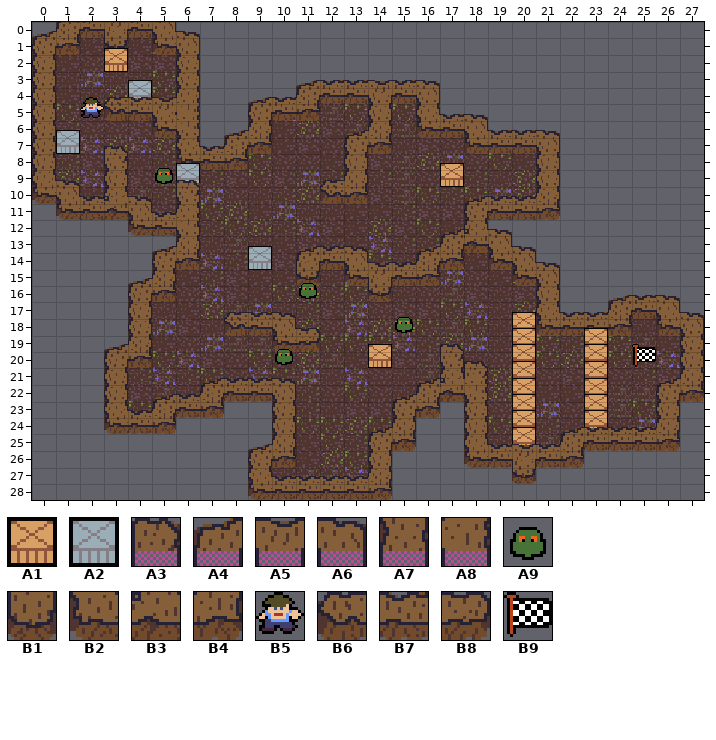
Two states of a Tiled map (JSON), public/assets/tiled/level1.json. Above: the version before the commit.
Cells are 16x11 px. Shown: x 0..27, y 0..28.
Key: from "tileset": A1 0 "box", A2 1 "box", A3 6 "wall", A4 7 "wall", A5 8 "wall", A6 9 "wall", A7 38 "wall", A8 41 "wall", A9 64 "monster1", B1 70 "wall", B2 71 "wall", B3 72 "wall", B4 73 "wall", B5 96 "player", B6 103 "wall", B7 104 "wall", B8 105 "wall", B9 128 "flag".
__ is an empty cell.
Layers that did not change in this view are not listed.
Layer "Level1" before, first column x 0:
 0 __ A4 B7 A5 B7 A6 __ __ __ __ __ __ __ __ __ __ __ __ __ __ __ __ __ __ __ __ __ __
 1 A4 B4 __ B1 __ B2 A6 __ __ __ __ __ __ __ __ __ __ __ __ __ __ __ __ __ __ __ __ __
 2 A7 __ __ A1 __ __ A7 __ __ __ __ __ __ __ __ __ __ __ __ __ __ __ __ __ __ __ __ __
 3 A7 __ __ __ __ __ A7 __ __ __ __ __ __ __ __ __ __ __ __ __ __ __ __ __ __ __ __ __
 4 A7 __ __ __ A2 __ A7 __ __ __ __ A4 B7 B7 A5 B7 A6 __ __ __ __ __ __ __ __ __ __ __
 5 A7 __ B5 B6 B7 A5 A8 __ __ A4 B7 B4 __ __ A7 __ A7 __ __ __ __ __ __ __ __ __ __ __
 6 A7 __ __ __ __ B2 A8 __ __ A7 __ __ __ __ A7 __ B2 B7 A6 __ __ __ __ __ __ __ __ __
 7 A7 A2 __ __ __ __ A7 __ A4 B4 __ __ __ A4 B4 __ __ __ B2 B7 B7 A6 __ __ __ __ __ __
 8 A7 __ __ A3 __ __ B2 B7 B4 __ __ __ __ A7 __ __ __ __ __ __ __ A7 __ __ __ __ __ __
 9 A7 __ __ A7 __ A9 A2 __ __ __ __ __ __ A7 __ __ __ A1 __ __ __ A7 __ __ __ __ __ __
10 B2 A6 __ A7 __ __ A3 __ __ __ __ __ B6 B4 __ __ __ __ __ __ __ A7 __ __ __ __ __ __
11 __ B2 B7 B3 A6 __ A7 __ __ __ __ __ __ __ __ __ __ __ A4 B7 B7 B4 __ __ __ __ __ __
12 __ __ __ __ B2 B7 A8 __ __ __ __ __ __ __ __ __ __ __ A7 __ __ __ __ __ __ __ __ __
13 __ __ __ __ __ __ A7 __ __ __ __ __ __ __ __ __ __ A4 B3 A6 __ __ __ __ __ __ __ __
14 __ __ __ __ __ A4 B4 __ __ A2 __ A4 B7 A6 __ __ A4 B4 __ B2 A6 __ __ __ __ __ __ __
15 __ __ __ __ __ A7 __ __ __ __ __ B1 __ B2 A5 B7 B4 __ __ __ B2 A6 __ __ __ __ __ __
16 __ __ __ __ A4 B4 __ __ __ __ __ A9 __ __ B1 __ __ __ __ __ __ A7 __ __ __ __ __ __
17 __ __ __ __ A7 __ __ __ __ __ __ __ __ __ __ __ __ __ __ __ __ A7 __ __ A4 B7 A6 __
18 __ __ __ __ A7 __ __ __ B6 B7 A6 __ __ __ __ A9 __ __ __ __ A1 B2 B7 B7 B4 __ B2 A6
19 __ __ __ __ A7 __ __ __ __ __ B2 B8 __ __ __ __ __ __ __ __ A1 __ __ A1 __ __ __ A7
20 __ __ __ A4 B4 __ __ __ __ __ A9 __ __ __ A1 __ __ A3 __ __ A1 __ __ A1 __ B9 __ A7
21 __ __ __ A7 __ __ __ __ __ __ __ __ __ __ __ __ __ A7 A3 __ A1 __ __ A1 __ __ __ A7
22 __ __ __ A7 __ __ __ A4 B7 B7 A6 __ __ __ __ __ A4 B3 A8 __ A1 __ __ A1 __ __ A4 B4
23 __ __ __ A7 __ A4 B7 B4 __ __ A7 __ __ __ __ A4 B4 __ A7 __ A1 __ __ A1 __ __ A7 __
24 __ __ __ B2 B7 B4 __ __ __ __ A7 __ __ __ __ A7 __ __ A7 __ A1 __ __ A1 __ __ A7 __
25 __ __ __ __ __ __ __ __ __ __ A7 __ __ __ A4 B4 __ __ A7 __ A1 __ A4 B7 B7 B7 B4 __
26 __ __ __ __ __ __ __ __ __ A4 B4 __ __ __ A7 __ __ __ B2 B7 A5 B7 B4 __ __ __ __ __
27 __ __ __ __ __ __ __ __ __ A7 __ __ __ __ A7 __ __ __ __ __ B1 __ __ __ __ __ __ __
28 __ __ __ __ __ __ __ __ __ B2 B7 B7 B7 B7 B4 __ __ __ __ __ __ __ __ __ __ __ __ __
After the commit:
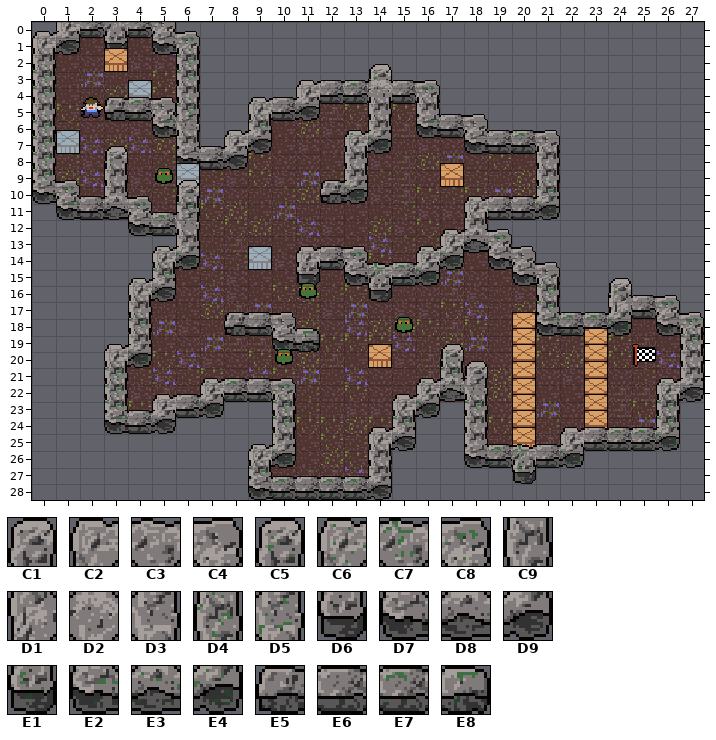
Further tiles: from "tileset": C1 10 "wall", C2 11 "wall", C3 12 "wall", C4 13 "wall", C5 14 "wall", C6 15 "wall", C7 16 "wall", C8 17 "wall", C9 42 "wall", D1 43 "wall", D2 44 "wall", D3 45 "wall", D4 46 "wall", D5 49 "wall", D6 74 "wall", D7 75 "wall", D8 76 "wall", D9 77 "wall", E1 78 "wall", E2 79 "wall", E3 80 "wall", E4 81 "wall", E5 107 "wall", E6 108 "wall", E7 112 "wall", E8 113 "wall".
Change:
Changed rows in their new state; .. is an unchanged cell.
Layer "Level1":
first column x 0:
 0 .. C2 E7 C3 E7 C4 .. .. .. .. .. .. .. .. .. .. .. .. .. .. .. .. .. .. .. .. .. ..
 1 C2 D9 .. D6 .. D7 C8 .. .. .. .. .. .. .. .. .. .. .. .. .. .. .. .. .. .. .. .. ..
 2 C9 .. .. .. .. .. D4 .. .. .. .. .. .. .. .. .. .. .. .. .. .. .. .. .. .. .. .. ..
 3 D4 .. .. .. .. .. D4 .. .. .. .. .. .. .. C5 .. .. .. .. .. .. .. .. .. .. .. .. ..
 4 D4 .. .. .. .. .. C9 .. .. .. .. C2 E6 E7 D2 E6 C8 .. .. .. .. .. .. .. .. .. .. ..
 5 C9 .. .. E5 E7 C4 D4 .. .. C6 E6 D9 .. .. C9 .. C9 .. .. .. .. .. .. .. .. .. .. ..
 6 D4 .. .. .. .. E2 D5 .. .. D4 .. .. .. .. C9 .. E2 E6 C4 .. .. .. .. .. .. .. .. ..
 7 D4 .. .. .. .. .. C9 .. C2 D9 .. .. .. C6 E4 .. .. .. D7 E6 E7 C4 .. .. .. .. .. ..
 8 D4 .. .. C5 .. .. D7 E6 D9 .. .. .. .. C9 .. .. .. .. .. .. .. C9 .. .. .. .. .. ..
 9 D4 .. .. C9 .. .. .. .. .. .. .. .. .. C9 .. .. .. .. .. .. .. C9 .. .. .. .. .. ..
10 D7 C8 .. C9 .. .. C1 .. .. .. .. .. E5 E4 .. .. .. .. .. .. .. D4 .. .. .. .. .. ..
11 .. E2 E6 D8 C8 .. D4 .. .. .. .. .. .. .. .. .. .. .. C6 E6 E6 E4 .. .. .. .. .. ..
12 .. .. .. .. D7 E7 D3 .. .. .. .. .. .. .. .. .. .. .. C9 .. .. .. .. .. .. .. .. ..
13 .. .. .. .. .. .. C9 .. .. .. .. .. .. .. .. .. .. C6 D8 C8 .. .. .. .. .. .. .. ..
14 .. .. .. .. .. C6 E4 .. .. .. .. C2 E6 C8 .. .. C6 E4 .. D7 C4 .. .. .. .. .. .. ..
15 .. .. .. .. .. D4 .. .. .. .. .. D6 .. D7 C7 E7 E4 .. .. .. D7 C4 .. .. .. .. .. ..
16 .. .. .. .. C6 D9 .. .. .. .. .. .. .. .. D6 .. .. .. .. .. .. D4 .. .. C5 .. .. ..
17 .. .. .. .. C9 .. .. .. .. .. .. .. .. .. .. .. .. .. .. .. .. D4 .. .. D1 E6 C8 ..
18 .. .. .. .. D4 .. .. .. E5 E6 C4 .. .. .. .. .. .. .. .. .. .. E2 E7 E7 E4 .. D7 C8
19 .. .. .. .. C9 .. .. .. .. .. D7 E8 .. .. .. .. .. .. .. .. .. .. .. .. .. .. .. D4
20 .. .. .. C2 E4 .. .. .. .. .. .. .. .. .. .. .. .. C5 .. .. .. .. .. .. .. .. .. C9
21 .. .. .. D4 .. .. .. .. .. .. .. .. .. .. .. .. .. D4 C1 .. .. .. .. .. .. .. .. C9
22 .. .. .. D4 .. .. .. C6 E7 E6 C8 .. .. .. .. .. C6 E3 D3 .. .. .. .. .. .. .. C6 D9
23 .. .. .. D4 .. C2 E6 E4 .. .. D4 .. .. .. .. C2 E4 .. D4 .. .. .. .. .. .. .. D4 ..
24 .. .. .. E2 E6 D9 .. .. .. .. D4 .. .. .. .. D4 .. .. C9 .. .. .. .. .. .. .. D4 ..
25 .. .. .. .. .. .. .. .. .. .. C9 .. .. .. C2 D9 .. .. C9 .. .. .. C2 E6 E7 E7 E4 ..
26 .. .. .. .. .. .. .. .. .. C6 E4 .. .. .. C9 .. .. .. D7 E7 C7 E6 E4 .. .. .. .. ..
27 .. .. .. .. .. .. .. .. .. D4 .. .. .. .. C9 .. .. .. .. .. E1 .. .. .. .. .. .. ..
28 .. .. .. .. .. .. .. .. .. D7 E7 E6 E7 E7 D9 .. .. .. .. .. .. .. .. .. .. .. .. ..
